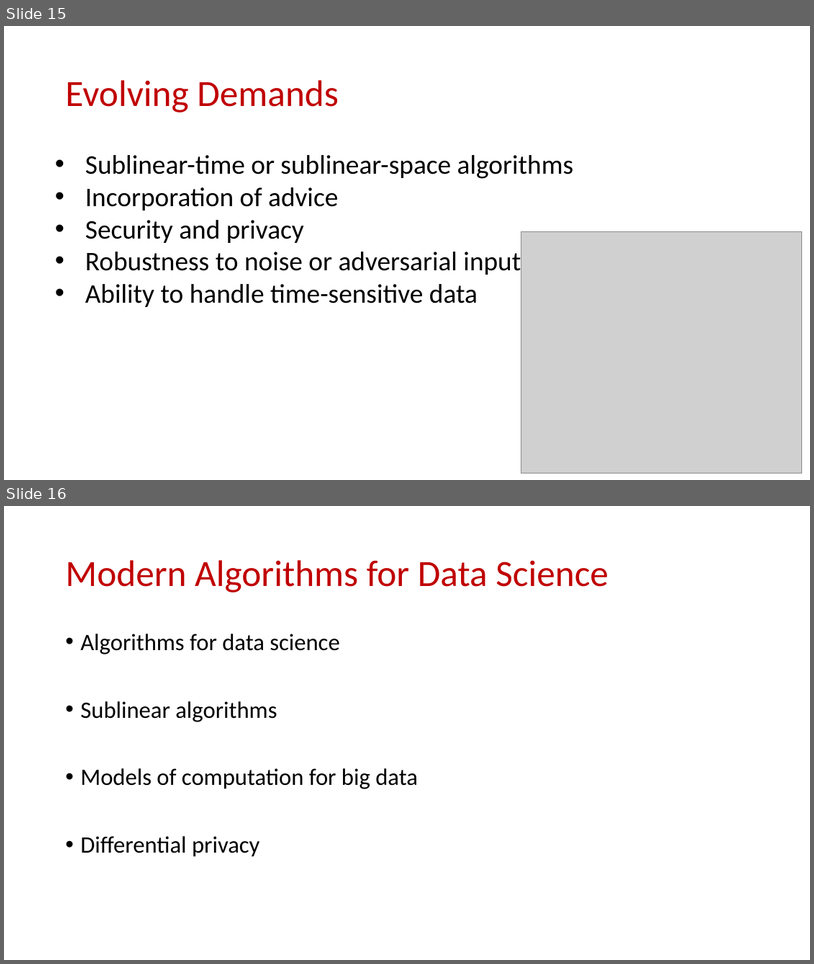
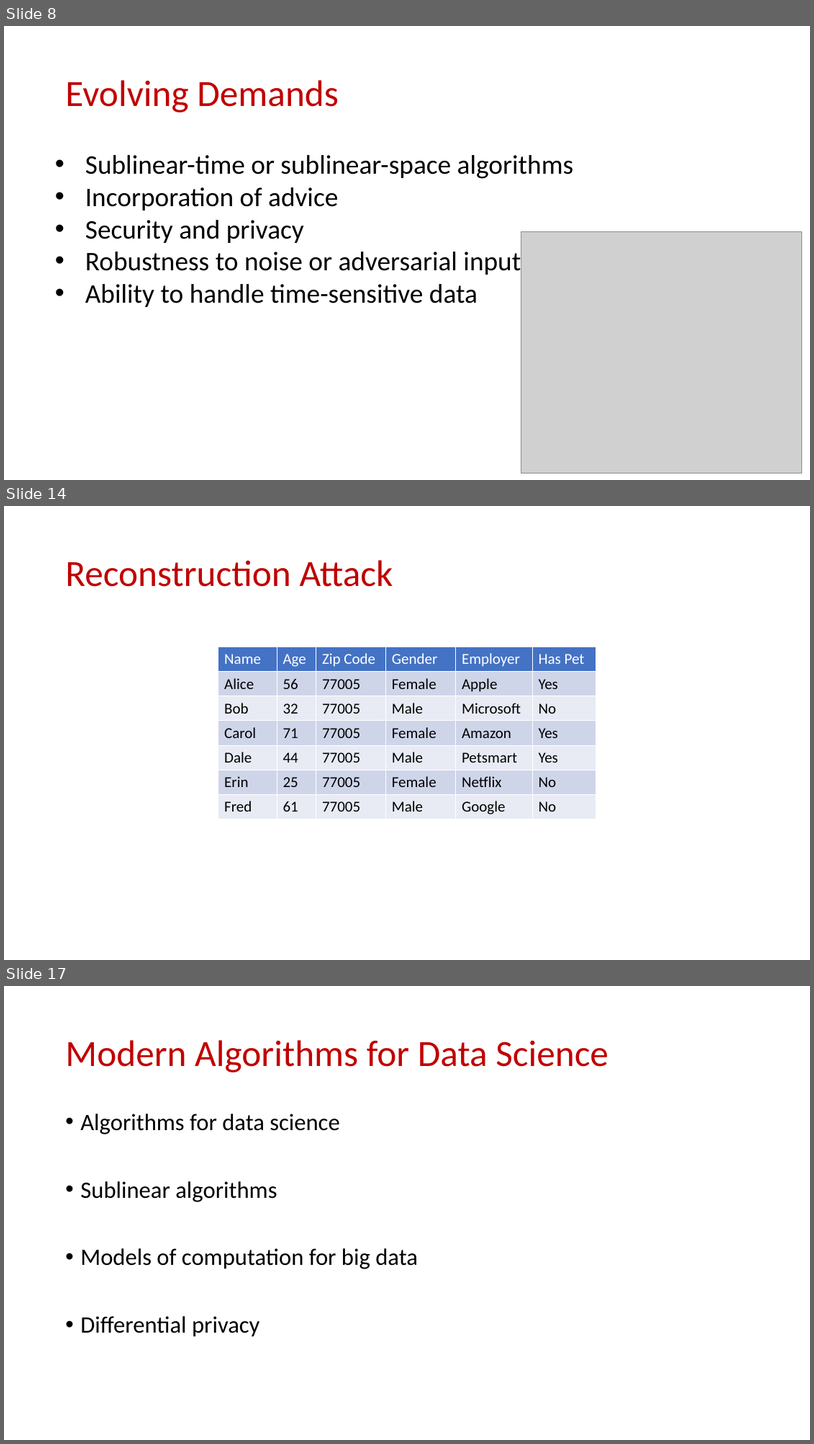
Before and after one commit to samsonzhou/samsonzhou.github.io, a slide deck: CSCE689-23/Week 1.pptx. Shown one above the other, each under a label of ours: slides 15 and 16 before the commit, slides 8, 14 and 17 after it; the slides between them are not shown. The pictures are 814x964 and 814x1444 pixels, drawn with LibreOffice and Linux fonts; fonts in the diff are those of the drawing; grey boxes stand for pictures. Boxes give left, top, right and bottom in pixels: in the first picture for what was removed or moved away, otherwise in the second. Text is boxed around its words. In the diff, an @@ line names an element or a change of style, - is before the commit and + after.

```diff
--- a/CSCE689-23/Week 1.pptx
+++ b/CSCE689-23/Week 1.pptx
@@ slide 14 added at box(4, 506, 810, 960), background #FFFFFF @@
@@ title added at box(65, 560, 394, 587), 44 pt, text #C00000 @@
+Reconstruction Attack
@@ table added at box(219, 647, 597, 818), 7 rows, 6 columns @@
+Name | Age | Zip Code | Gender | Employer | Has Pet
+Alice | 56 | 77005 | Female | Apple | Yes
+Bob | 32 | 77005 | Male | Microsoft | No
+Carol | 71 | 77005 | Female | Amazon | Yes
+Dale | 44 | 77005 | Male | Petsmart | Yes
+Erin | 25 | 77005 | Female | Netflix | No
+Fred | 61 | 77005 | Male | Google | No
@@ what was slide 15 is now slide 8 @@
@@ what was slide 16 is now slide 17 @@
```
Also in this commit, not shown: 1 slide changed, 12 other slides added, 8 slides removed, 1 other file.
